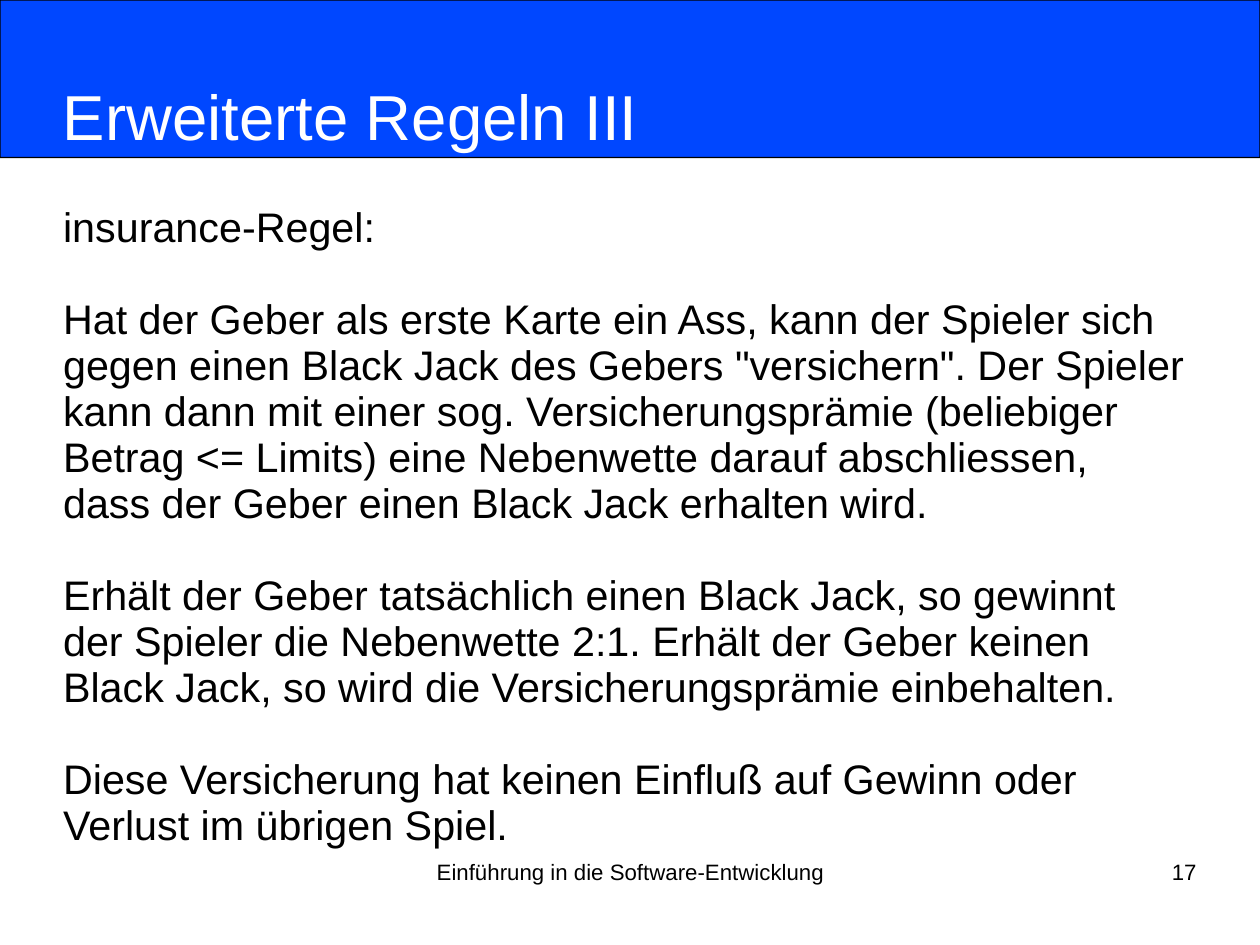
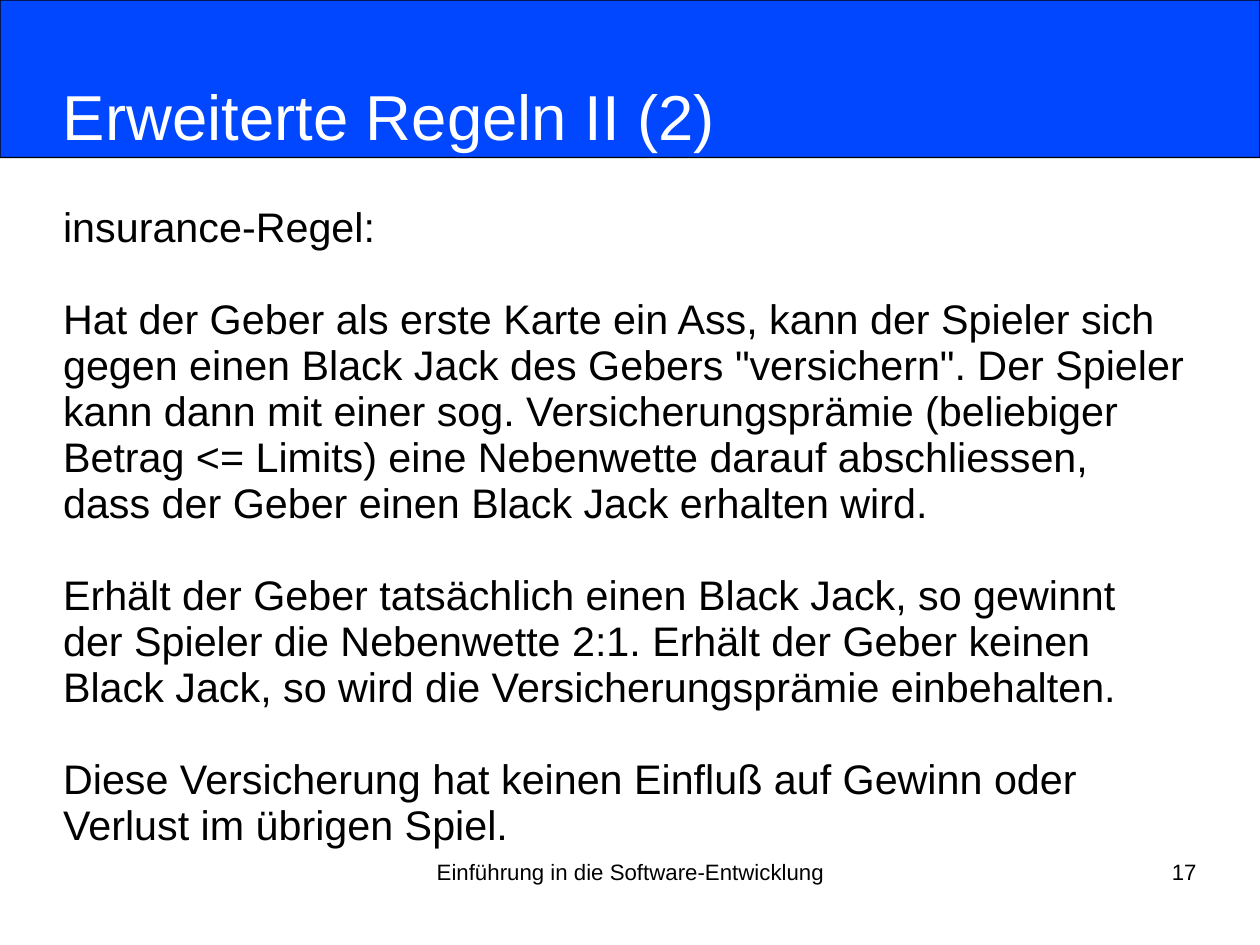
Before and after one commit to nordakademie-einfuehrung-java/vorlesungsskript, a slide deck: slide 17 of folien/Semester_03_Termin_09_Uebungsblock_05-08.pptx. Drawn at 1260x945 pixels with LibreOffice and Linux fonts; fonts in the diff are those of the drawing. Boxes give left, top, right and bottom in pixels: in the first picture for what was removed or moved away, otherwise in the second. Text is boxed around its words. In the diff, an @@ line names an element or a change of style, - is before the commit and + after.

```diff
--- a/folien/Semester_03_Termin_09_Uebungsblock_05-08.pptx
+++ b/folien/Semester_03_Termin_09_Uebungsblock_05-08.pptx
@@ title at bbox=[63, 94, 715, 152]: text changed @@
-Erweiterte Regeln III
+Erweiterte Regeln II (2)
```
Also in this commit, not shown: 9 other slides changed.
